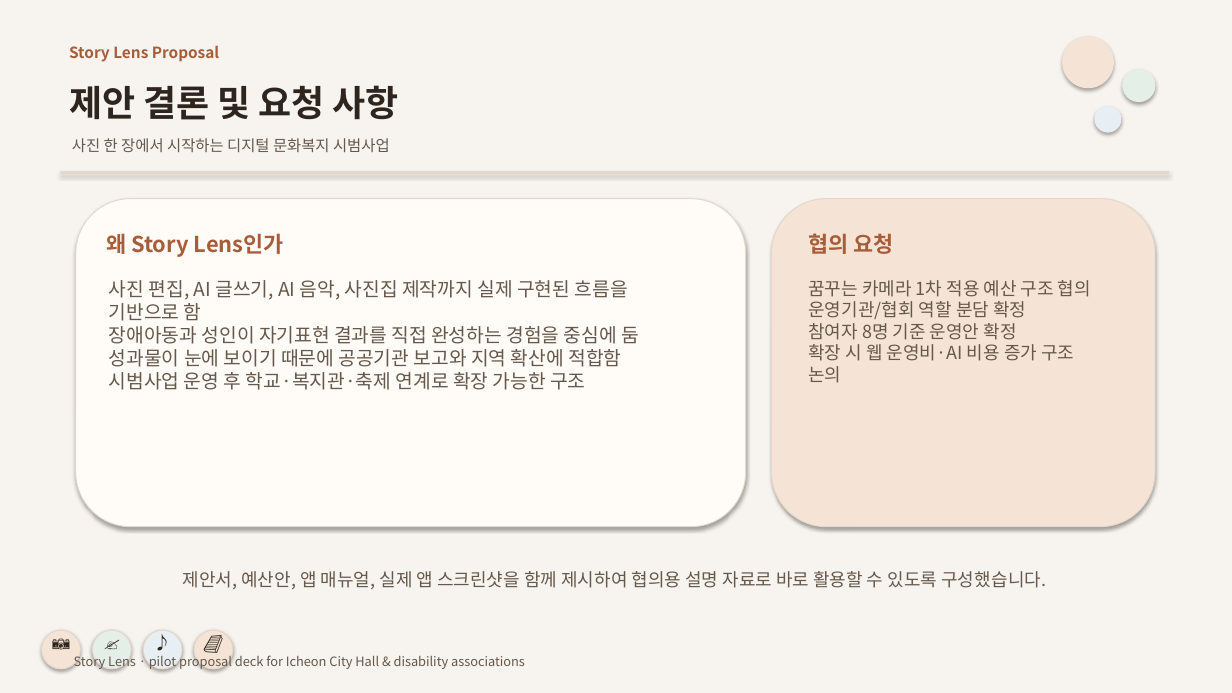
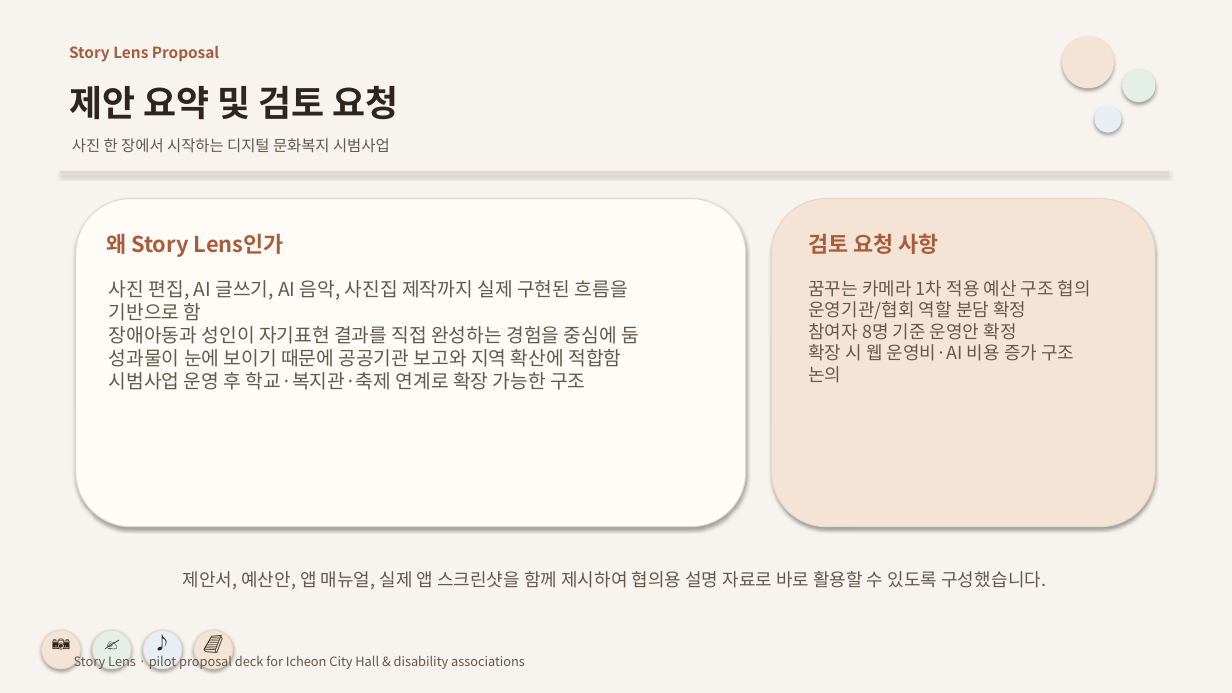
Before and after one commit to MetachainArt/Story_lens, a slide deck: slide 12 of business-plan/presentation/story-lens-public-proposal.pptx. Drawn at 1232x693 pixels with LibreOffice and Linux fonts; fonts in the diff are those of the drawing. Boxes give left, top, right and bottom in pixels: in the first picture for what was removed or moved away, otherwise in the second. Text is boxed around its words. In the diff, an @@ line names an element or a change of style, - is before the commit and + after.

```diff
--- a/business-plan/presentation/story-lens-public-proposal.pptx
+++ b/business-plan/presentation/story-lens-public-proposal.pptx
@@ text at box(69, 86, 399, 120): text changed @@
-제안 결론 및 요청 사항
+제안 요약 및 검토 요청
@@ text at box(808, 233, 939, 254): text changed @@
-협의 요청
+검토 요청 사항
```
Also in this commit, not shown: 9 other slides changed, 1 other file.
